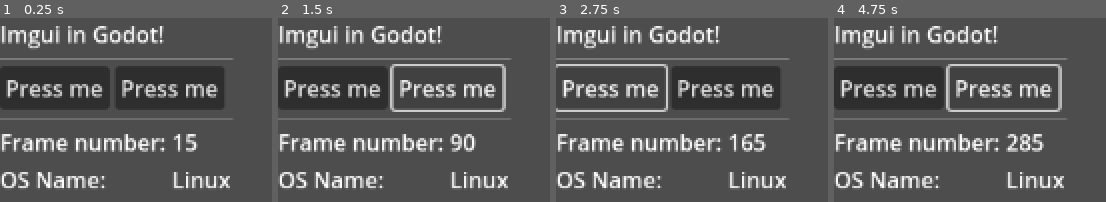
Above: before the commit, frames 1-4 (left to right).
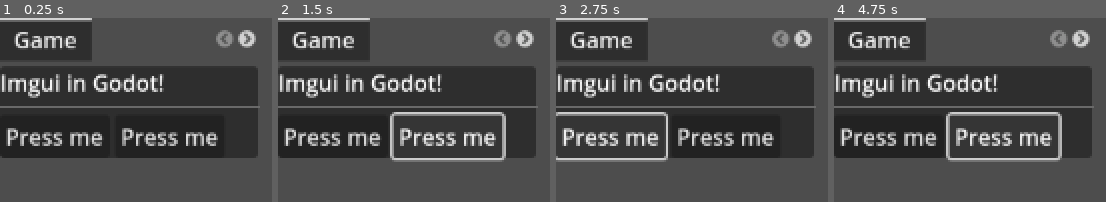
Above: after the commit, the same moments.

Repository: VojtaStruhar/imgui-godot
Game: Godot game, scene res://main.tscn
Two runs of this game, one before a commit and one after it. Both use one fixed random seed, a clock stepped at 60 frames per second and the inputs below.
Inputs:
- Up to frame 1 (0.25 s): no input
- Up to frame 2 (1.5 s): click "Press me" at 0.5 s; click "Press me" at 1.25 s
- Up to frame 3 (2.75 s): click "Press me" at 2 s
- Up to frame 4 (4.75 s): click "Press me" at 2.75 s; click "Press me" at 3.5 s; click "Press me" at 4.25 s

The runs differ from the first frame. In frame 1, 45% of the frame differs, in the area x 0-96%, y 0-93%; in frame 2, 42%; in frame 3, 42%; in frame 4, 43%.

Commit message:
Tabs implemented

Diff:
--- a/imgui.gd
+++ b/imgui.gd
@@ -6,6 +6,12 @@
 ## Call depth
 var __cursor: Array[int] = [0]
 
+func _ready() -> void:
+	for child in get_children():
+		push_warning("IMGUI - removing initial children")
+		remove_child(child)
+		child.queue_free()
+
 func _process(_delta: float) -> void:
 	if get_child_count() != 0:
 		end_vbox()
@@ -14,6 +20,56 @@
 	__cursor[0] = 0
 
 	begin_vbox()
+
+
+func begin_tabs() -> void:
+	# TODO: Push zero spacing override here
+	begin_vbox()
+	var current := _get_current_node()
+	if current is not TabBar:
+		_destroy_rest_of_this_layout_level()
+		var tb := TabBar.new()
+		__parent.add_child(tb)
+
+	__cursor[__cursor.size() - 1] += 1 # Next node
+
+	begin_panel()
+	__parent.set_meta(&"_imgui_tab_bar", true)
+	__parent.set_meta(&"_imgui_tab_visited", -1)
+
+
+func tab(tab_name: String) -> bool:
+	var tab_container := __parent
+	while tab_container.get_class() != &"PanelContainer" or !tab_container.has_meta(&"_imgui_tab_bar"):
+		tab_container = tab_container.get_parent()
+		assert(tab_container != get_tree().root, "Unclosed `begin_tabs`")
+
+	var tab_bar: TabBar = tab_container.get_parent().get_child(0)
+	assert(tab_bar)
+	var index: int = tab_container.get_meta(&"_imgui_tab_visited")
+	index += 1
+	if tab_bar.tab_count <= index:
+		tab_bar.add_tab(tab_name)
+	else:
+		if not tab_bar.get_tab_title(index) == tab_name:
+			while tab_bar.tab_count >= index:
+				tab_bar.remove_tab(-1)
+			tab_bar.add_tab(tab_name)
+
+	tab_container.set_meta(&"_imgui_tab_visited", index)
+
+	return tab_bar.get_tab_title(tab_bar.current_tab) == tab_name
+
+
+func end_tabs() -> void:
+	if __parent.get_child_count() != __cursor[__cursor.size() - 1]:
+		_destroy_rest_of_this_layout_level()
+	assert(__parent is PanelContainer)
+	end_panel()
+	if __parent.get_child_count() != (__cursor[__cursor.size() - 1] + 1): # +1 for the TabBar?
+		_destroy_rest_of_this_layout_level()
+	assert(__parent is VBoxContainer)
+	end_vbox()
 
 
 func label(text: String) -> void:
@@ -109,6 +165,29 @@
 
 func end_hbox() -> void:
 	assert(__parent is HBoxContainer)
+	if __parent.get_child_count() != __cursor[__cursor.size() - 1]:
+		_destroy_rest_of_this_layout_level()
+
+	__parent = __parent.get_parent()
+	__cursor.pop_back()
+	__cursor[__cursor.size() - 1] += 1
+
+
+func begin_panel() -> void:
+	var c := _get_current_node()
+	if c is not PanelContainer:
+		_destroy_rest_of_this_layout_level()
+		var grid := PanelContainer.new()
+		grid.name = str(__cursor).validate_node_name()
+		__parent.add_child(grid)
+		c = grid
+
+	__parent = c
+	__cursor.append(0)
+
+
+func end_panel() -> void:
+	assert(__parent is PanelContainer)
 	if __parent.get_child_count() != __cursor[__cursor.size() - 1]:
 		_destroy_rest_of_this_layout_level()
 
--- a/main.gd
+++ b/main.gd
@@ -2,27 +2,43 @@
 
 var frame_number: int = 0
 
+
+func _ready() -> void:
+	super()
+
+
 func _process(delta: float) -> void:
 	super(delta)
 	frame_number += 1
-	label("Imgui in Godot!")
+	begin_tabs()
 
-	separator_h()
-	begin_hbox()
+	if tab("Game"):
+		begin_vbox()
+		label("Imgui in Godot!")
 
-	if button("Press me"):
-		print("Action 1!")
-		label("Press!")
+		separator_h()
+		begin_hbox()
 
-	if button("Press me"):
-		print("Deleting your hard drive rn")
+		if button("Press me"):
+			print("Action 1!")
+			label("Press!")
 
-	end_hbox()
-	separator_h()
+		if button("Press me"):
+			print("Deleting your hard drive rn")
 
-	begin_grid(2)
-	label("Frame number:")
-	label(str(frame_number))
-	label("OS Name:")
-	label(OS.get_name())
-	end_grid()
+		end_hbox()
+		end_vbox()
+
+
+	if tab("Game - advanced"):
+		begin_grid(2)
+		label("Frame number:")
+		label(str(frame_number))
+		label("OS Name:")
+		label(OS.get_name())
+		end_grid()
+
+	if tab("Other"):
+		label("Some junk here")
+
+	end_tabs()
